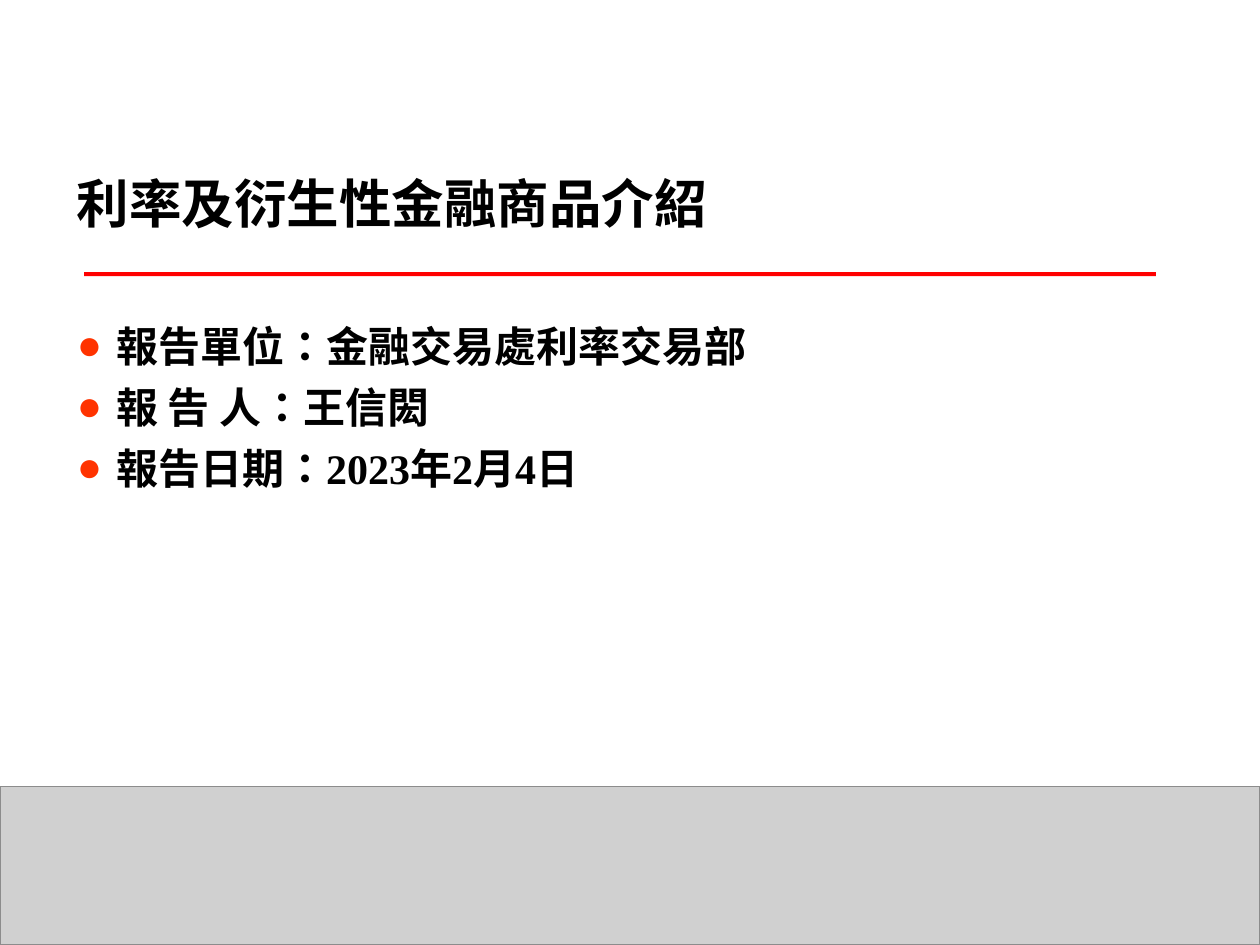
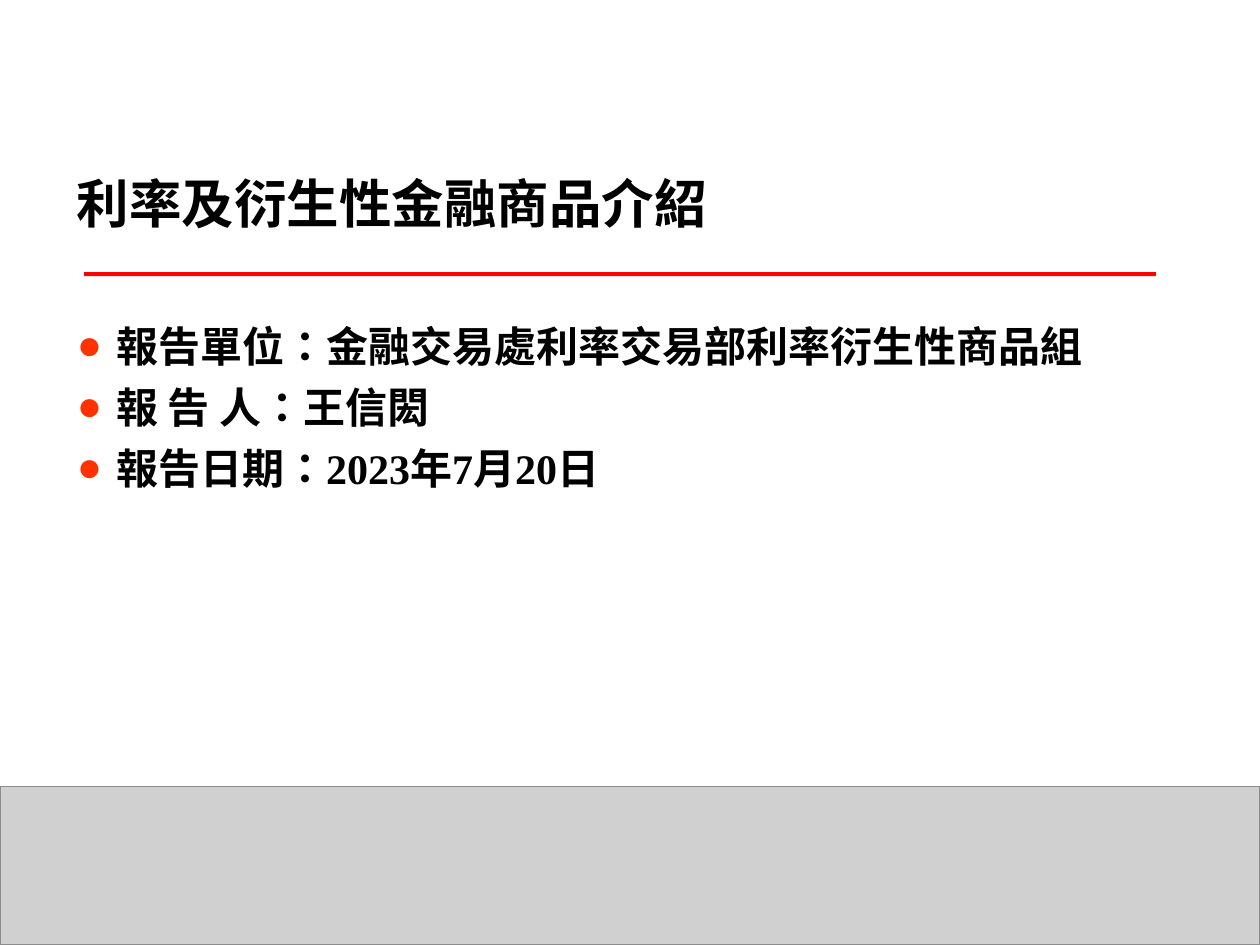
Before and after one commit to mark838308/Mark-Wang, a slide deck: slide 1 of 利率及衍生性商品介紹60分鐘課程.ppt. Drawn at 1260x945 pixels with LibreOffice and Linux fonts; fonts in the diff are those of the drawing; grey boxes stand for pictures. Boxes give left, top, right and bottom in pixels: in the first picture for what was removed or moved away, otherwise in the second. Text is boxed around its words. In the diff, an @@ line names an element or a change of style, - is before the commit and + after.

```diff
--- a/利率及衍生性商品介紹60分鐘課程.ppt
+++ b/利率及衍生性商品介紹60分鐘課程.ppt
@@ text at [116,325,1082,366]: text changed @@
-● 報告單位：金融交易處利率交易部
+● 報告單位：金融交易處利率交易部利率衍生性商品組
@@ text at [116,448,599,488]: text changed @@
-● 報告日期：2023年2月4日
+● 報告日期：2023年7月20日
```
Also in this commit, not shown: 1 other slide changed, 1 slide added, 1 other file.
